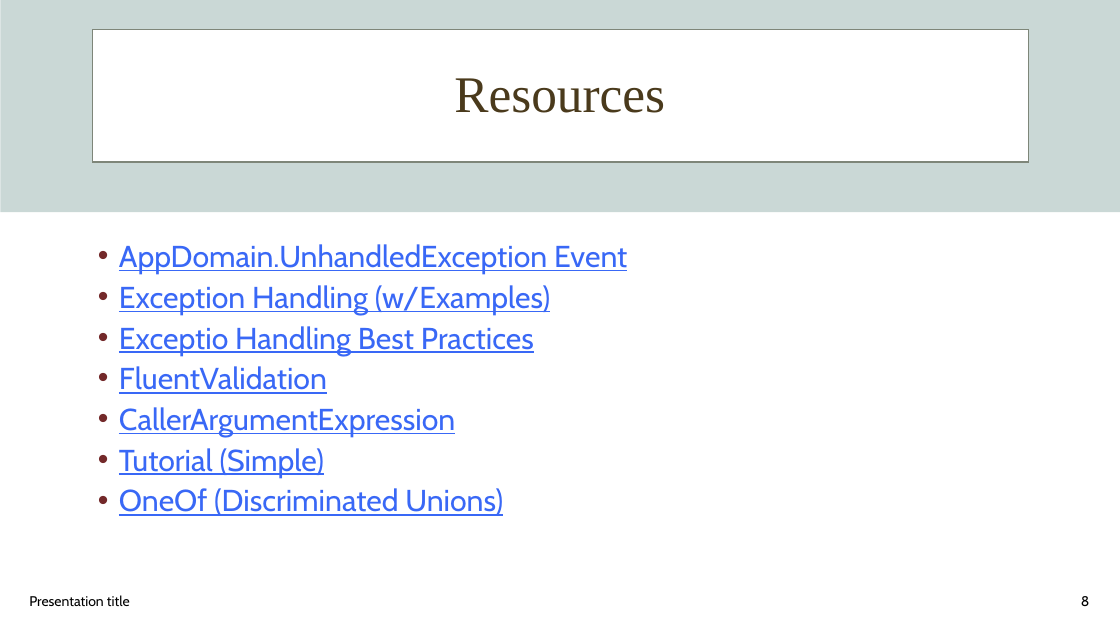
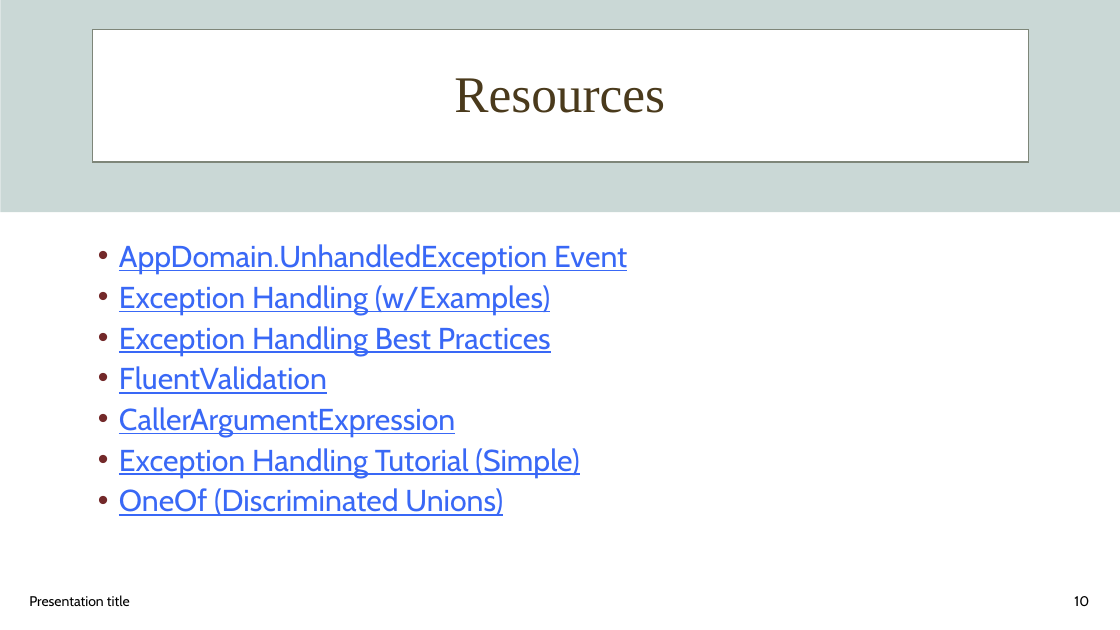
Before and after one commit to squideyes/PdnErrorHandling, a slide deck: slide 10 of PDN May 2023.pptx (slide 8 before the commit). Drawn at 1120x630 pixels with LibreOffice and Linux fonts; fonts in the diff are those of the drawing; background and template pictures are left out. Boxes give left, top, right and bottom in pixels: in the first picture for what was removed or moved away, otherwise in the second. Text is boxed around its words. In the diff, an @@ line names an element or a change of style, - is before the commit and + after.

```diff
--- a/PDN May 2023.pptx
+++ b/PDN May 2023.pptx
@@ text at (119,326,551,356): text changed @@
-• Exceptio Handling Best Practices
+• Exception Handling Best Practices
@@ text at (119,448,579,478): text changed @@
-• Tutorial (Simple)
+• Exception Handling Tutorial (Simple)
@@ page number at (1074,596,1089,606): text changed @@
-8
+10
```
Also in this commit, not shown: 5 other slides changed, 3 slides added, 3 other files.
